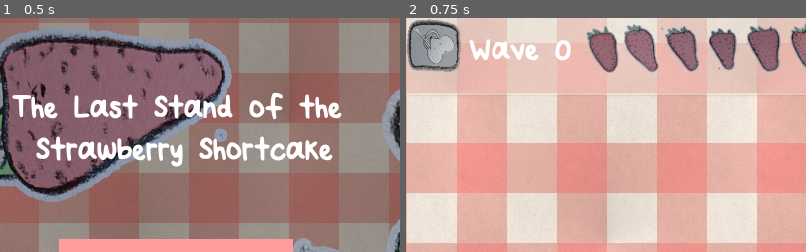
Above: before the commit, frames 1-2 (left to right).
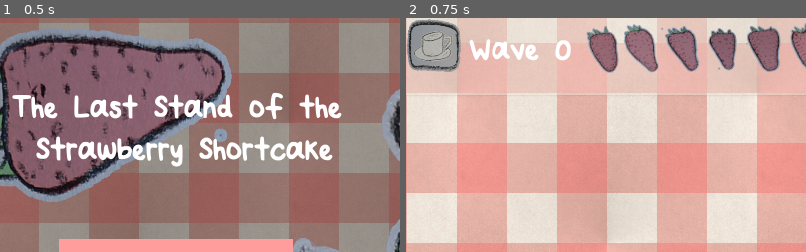
Above: after the commit, the same moments.

Repository: JeppeLindberg/Picnic
Game: Godot game, scene res://Scenes/TitleScreen.tscn
Two runs of this game, one before a commit and one after it. Both use one fixed random seed, a clock stepped at 60 frames per second and the inputs below. The engine's default icon, where the game draws it, is replaced by a stand-in: a white triangle on a blue panel in a dark square.
Inputs:
- Up to frame 1 (0.5 s): no input
- Up to frame 2 (0.75 s): click "Start" at 0.5 s
The pictures show only the part of the screen within x 28-78%, y 0-50%; the shares and areas given below are measured in that part.

Frame 1 is identical in both runs. In frame 2, 0.6% of the frame differs, in the area x 2-13%, y 4-20%.

Commit message:
Coffee Cup Graphics

Diff:
--- a/Assets/CoffeeCup.tscn
+++ b/Assets/CoffeeCup.tscn
@@ -1,10 +1,9 @@
 [gd_scene load_steps=2 format=2]
 
-[ext_resource path="res://icon.png" type="Texture" id=1]
+[ext_resource path="res://Resources/Towers/CoffeeCup.png" type="Texture" id=1]
 
 [node name="CoffeeCup" type="Node2D"]
 
-[node name="Sprite" type="Sprite" parent="."]
-position = Vector2( 32, 33 )
-scale = Vector2( 2, 2 )
+[node name="CoffeeCup" type="Sprite" parent="."]
+position = Vector2( 32, 32 )
 texture = ExtResource( 1 )
--- a/Assets/CoffeeCupPreview.tscn
+++ b/Assets/CoffeeCupPreview.tscn
@@ -1,11 +1,10 @@
 [gd_scene load_steps=2 format=2]
 
-[ext_resource path="res://icon.png" type="Texture" id=1]
+[ext_resource path="res://Resources/Towers/CoffeeCup.png" type="Texture" id=1]
 
 [node name="CoffeeCup" type="Node2D"]
 
-[node name="Sprite" type="Sprite" parent="."]
-modulate = Color( 1, 1, 1, 0.282353 )
-position = Vector2( 28, 30 )
-scale = Vector2( 2, 2 )
+[node name="CoffeeCup" type="Sprite" parent="."]
+modulate = Color( 1, 1, 1, 0.392157 )
+position = Vector2( 32, 32 )
 texture = ExtResource( 1 )
--- a/Scenes/MainScene.tscn
+++ b/Scenes/MainScene.tscn
@@ -15,6 +15,7 @@
 [ext_resource path="res://Resources/UI/MouseIcon.png" type="Texture" id=13]
 [ext_resource path="res://Resources/UI/ForkCost.png" type="Texture" id=14]
 [ext_resource path="res://Assets/Fork.tscn" type="PackedScene" id=15]
+[ext_resource path="res://Resources/UI/CoffeCupIcon.png" type="Texture" id=16]
 [ext_resource path="res://Assets/BadgerTower.tscn" type="PackedScene" id=20]
 [ext_resource path="res://Assets/BadgerTowerPreview.tscn" type="PackedScene" id=21]
 [ext_resource path="res://Resources/UI/BadgerIcon.png" type="Texture" id=22]
@@ -119,7 +120,7 @@
 [node name="CoffeeCup" type="Sprite" parent="InputManager"]
 position = Vector2( 322, 35 )
 scale = Vector2( 0.546875, 0.546875 )
-texture = ExtResource( 13 )
+texture = ExtResource( 16 )
 script = ExtResource( 8 )
 spawn_object = ExtResource( 29 )
 preview_object = ExtResource( 30 )
Binary file added: Resources/Towers/CoffeeCup.png
Not shown, added: Resources/Towers/CoffeeCup.png.import
Binary file added: Resources/UI/CoffeCupIcon.png
Not shown, added: Resources/UI/CoffeCupIcon.png.import
Not shown: 1 places in Scenes/MainScene.tscn that only renumber resources
Not shown, added: Resources/UI/CoffeCupIcon.xcf
